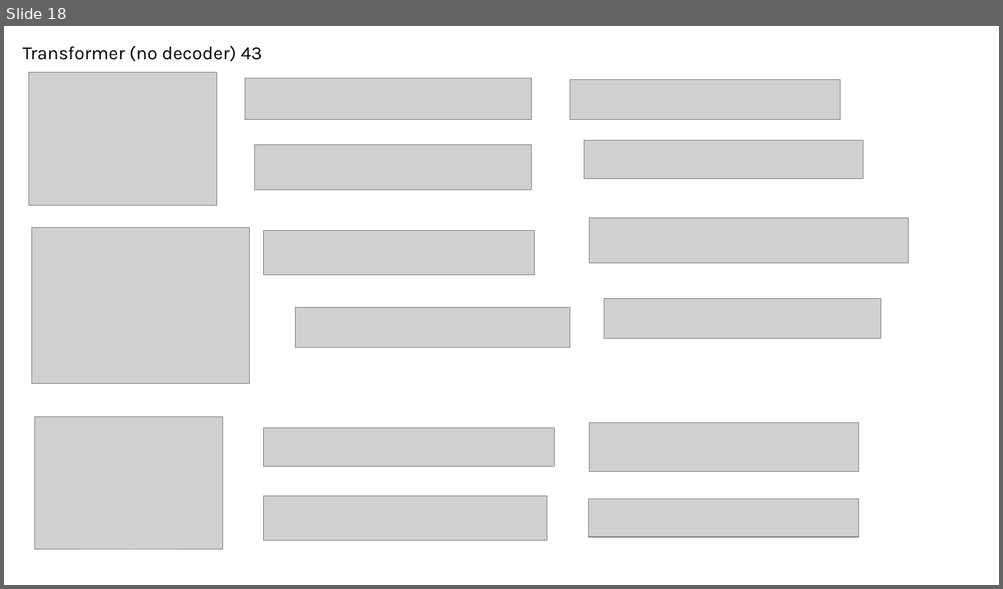
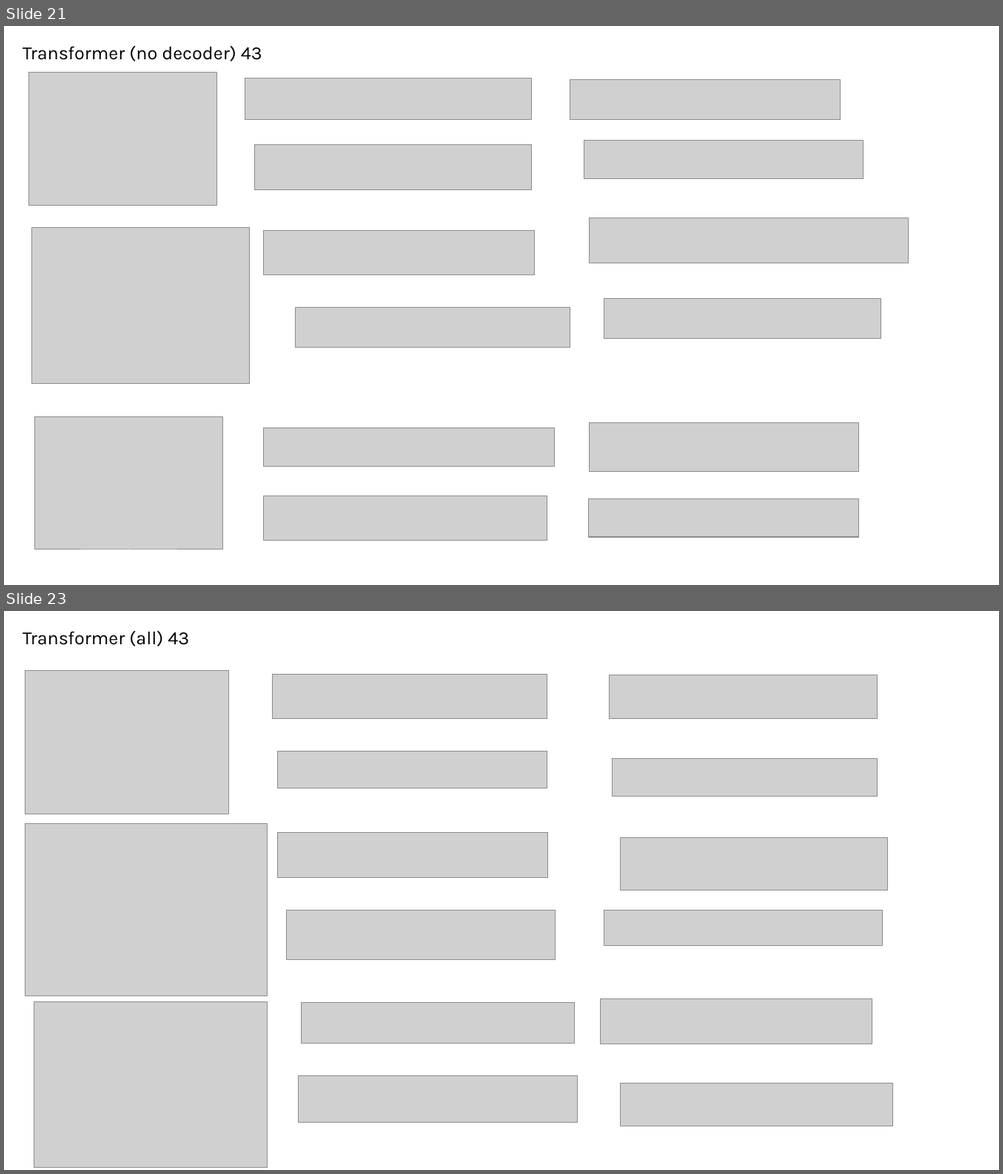
Before and after one commit to brianshih95/Intraoperative-Hypotension-Prediction, a slide deck: result.pptx. Shown one above the other, each under a label of ours: slide 18 before the commit, slides 21 and 23 after it; the slides between them are not shown. The pictures are 1003x589 and 1003x1174 pixels, drawn with LibreOffice and Linux fonts; fonts in the diff are those of the drawing; grey boxes stand for pictures. Boxes give left, top, right and bottom in pixels: in the first picture for what was removed or moved away, otherwise in the second. Text is boxed around its words. In the diff, an @@ line names an element or a change of style, - is before the commit and + after.

```diff
--- a/result.pptx
+++ b/result.pptx
@@ slide 23 added at <box>4,611,999,1170</box>, background #FFFFFF @@
@@ text added at <box>22,631,189,647</box>, 18 pt, text #000000 @@
+Transformer (all) 43
@@ picture added at <box>25,671,228,814</box> @@
@@ picture added at <box>273,675,547,718</box> @@
@@ picture added at <box>609,675,876,718</box> @@
@@ picture added at <box>278,752,546,789</box> @@
@@ picture added at <box>612,758,877,796</box> @@
@@ picture added at <box>25,824,267,997</box> @@
@@ picture added at <box>278,832,548,877</box> @@
@@ picture added at <box>620,838,887,891</box> @@
@@ picture added at <box>287,910,555,960</box> @@
@@ picture added at <box>604,910,882,946</box> @@
@@ picture added at <box>34,1002,267,1167</box> @@
@@ picture added at <box>301,1002,575,1044</box> @@
@@ picture added at <box>600,999,872,1044</box> @@
@@ picture added at <box>299,1076,578,1124</box> @@
@@ picture added at <box>620,1083,893,1127</box> @@
@@ what was slide 18 is now slide 21 @@
```
Also in this commit, not shown: 10 other slides added, 23 other files.
